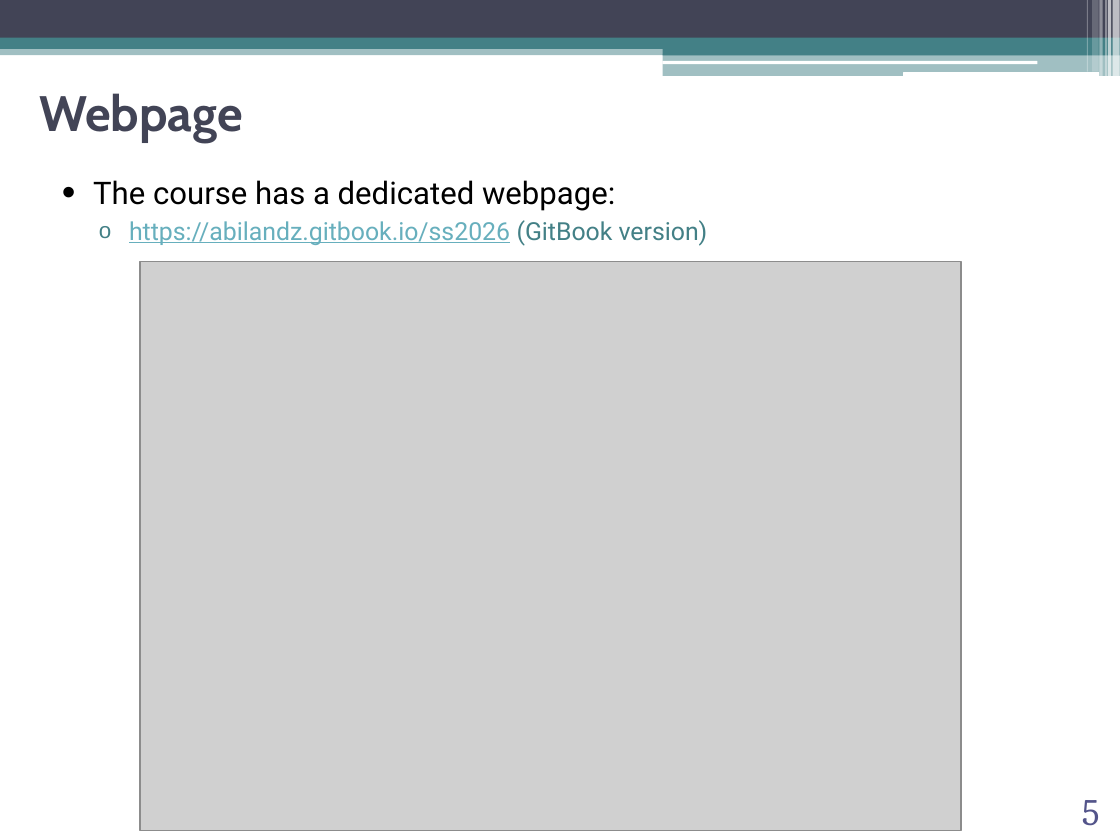
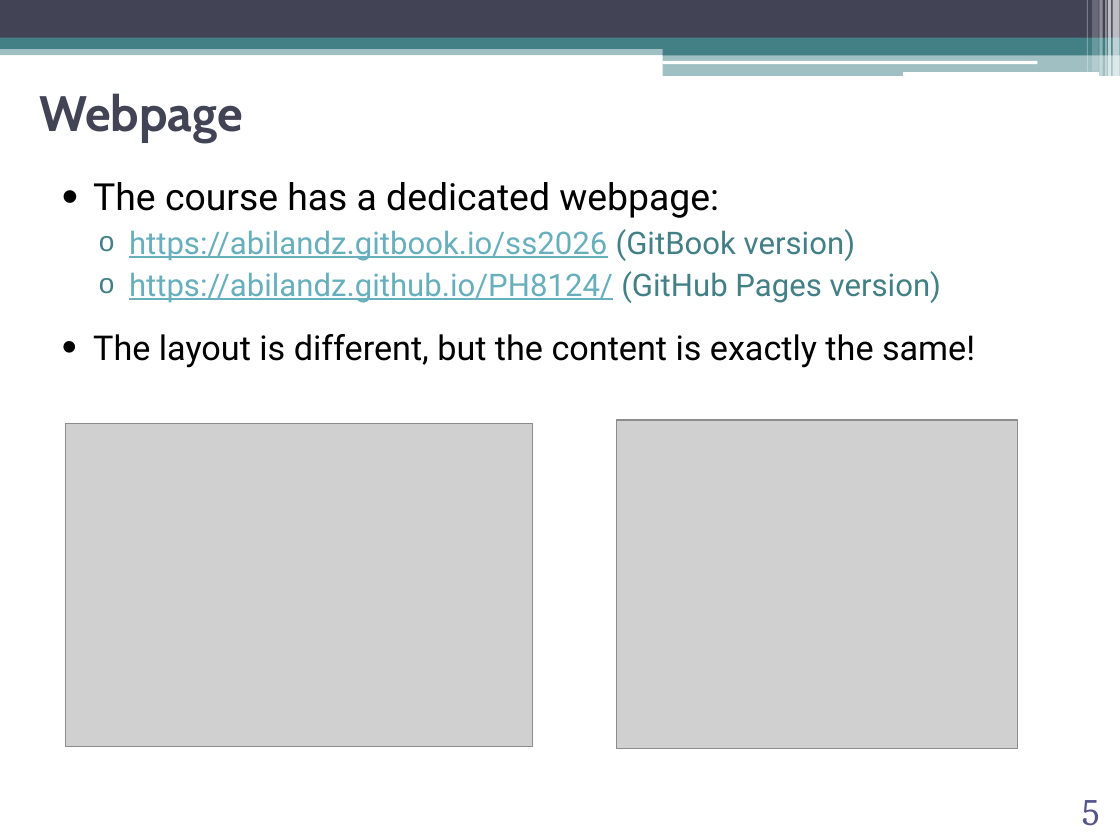
Before and after one commit to abilandz/PH8124, a slide deck: slide 5 of Lecture_1/ABilandzic_PH8124_SS2026.pptx. Drawn at 1120x840 pixels with LibreOffice and Linux fonts; fonts in the diff are those of the drawing; grey boxes stand for pictures; background and template pictures are left out. Boxes give left, top, right and bottom in pixels: in the first picture for what was removed or moved away, otherwise in the second. Text is boxed around its words. In the diff, an @@ line names an element or a change of style, - is before the commit and + after.

```diff
--- a/Lecture_1/ABilandzic_PH8124_SS2026.pptx
+++ b/Lecture_1/ABilandzic_PH8124_SS2026.pptx
@@ text at (93, 182, 855, 261): size 20 to 24 pt in "The course has a dedicated webpage:"; size 16 to 20 pt in "https://abilandz.gitbook.io/ss2026 (GitBook version)" @@
@@ text at (93, 271, 975, 368): paragraphs added @@
+  o https://abilandz.github.io/PH8124/ (GitHub Pages version)
+• The layout is different, but the content is exactly the same!
@@ picture: place and size @@
-picture at (140, 261, 961, 831)
+picture at (65, 423, 532, 747)
@@ picture added at (616, 420, 1017, 749) @@
```
Also in this commit, not shown: 1 slide removed, 2 other files.
